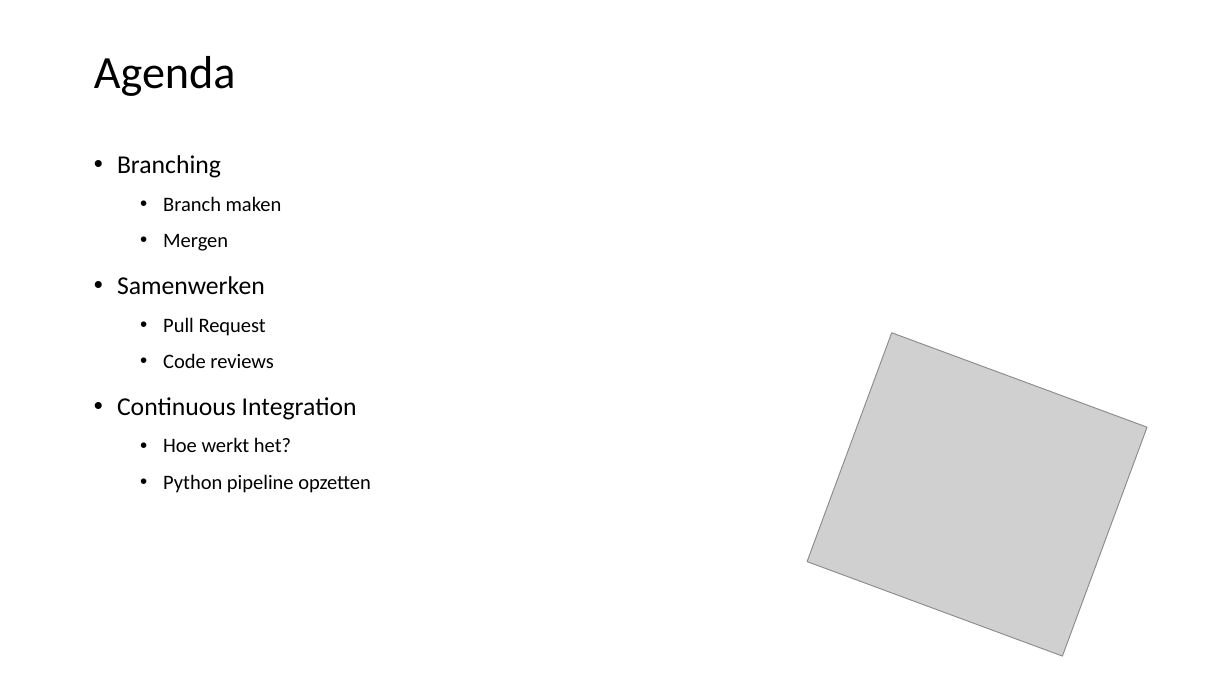
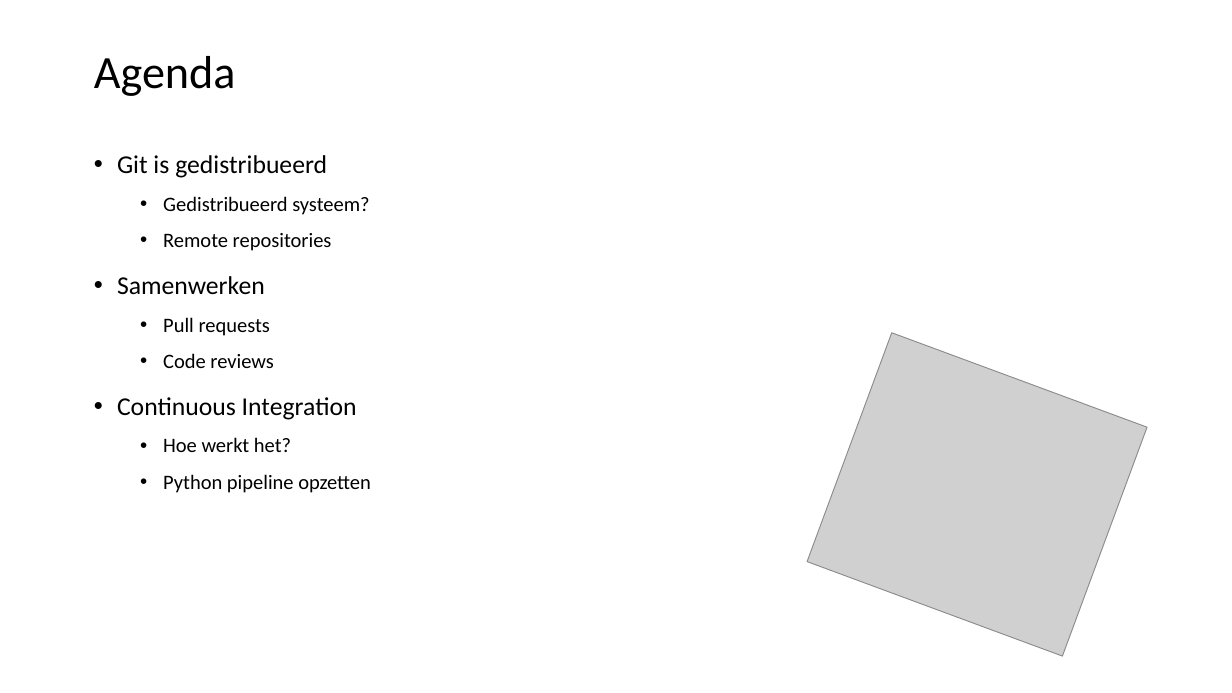
Before and after one commit to LFKoning/knowledge-sharing, a slide deck: slide 2 of git_course/2_collaboration/git_collaboration.pptx. Drawn at 1232x693 pixels with LibreOffice and Linux fonts; fonts in the diff are those of the drawing; grey boxes stand for pictures. Boxes give left, top, right and bottom in pixels: in the first picture for what was removed or moved away, otherwise in the second. Text is boxed around its words. In the diff, an @@ line names an element or a change of style, - is before the commit and + after.

```diff
--- a/git_course/2_collaboration/git_collaboration.pptx
+++ b/git_course/2_collaboration/git_collaboration.pptx
@@ text at <box>117,155,369,251</box>: text changed @@
-• Branching
-  • Branch maken
-  • Mergen
+• Git is gedistribueerd
+  • Gedistribueerd systeem?
+  • Remote repositories
@@ text at <box>163,317,270,336</box>: text changed @@
-  • Pull Request
+  • Pull requests
```
Also in this commit, not shown: 8 slides added, 2 slides removed, 3 other files.
